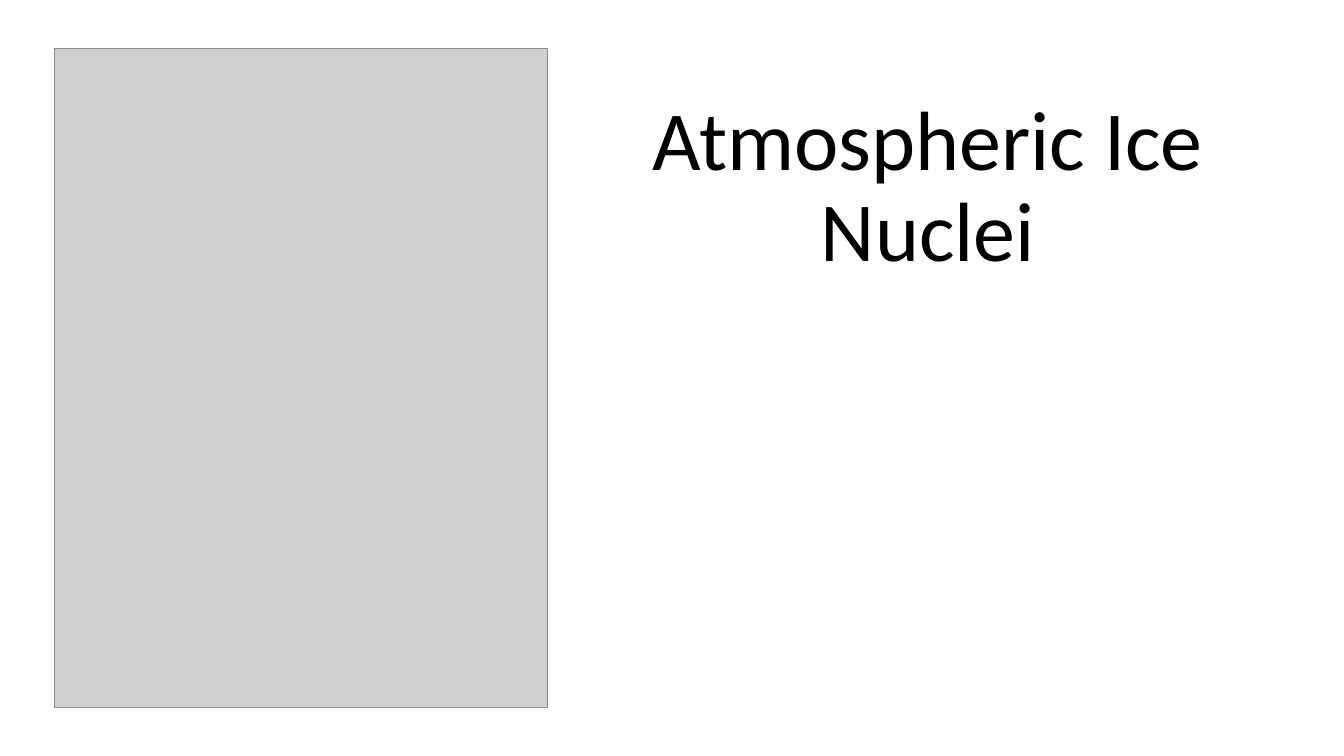
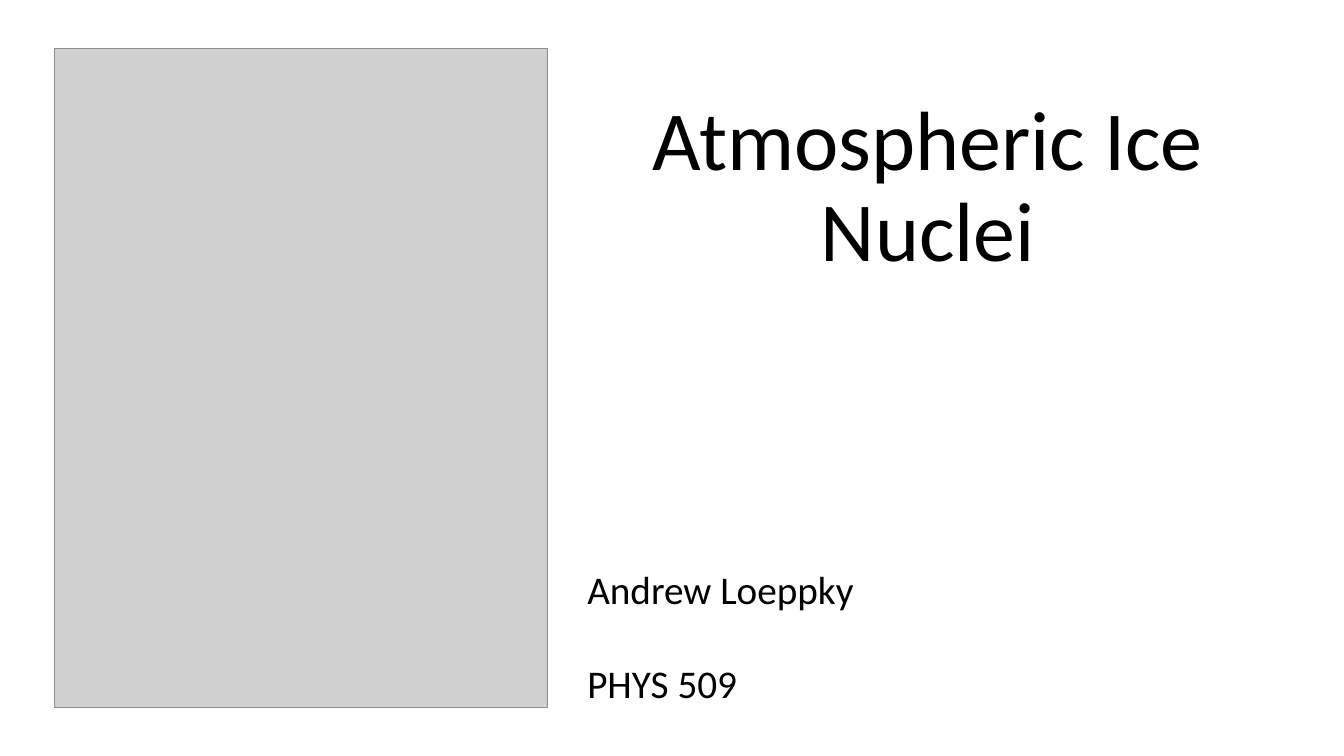
Before and after one commit to AndrewLoeppky/phys509, a slide deck: slide 1 of Atmospheric Ice Nuclei.ppt. Drawn at 1344x756 pixels with LibreOffice and Linux fonts; fonts in the diff are those of the drawing; grey boxes stand for pictures. Boxes give left, top, right and bottom in pixels: in the first picture for what was removed or moved away, otherwise in the second. Text is boxed around its words. In the diff, an @@ line names an element or a change of style, - is before the commit and + after.

```diff
--- a/Atmospheric Ice Nuclei.ppt
+++ b/Atmospheric Ice Nuclei.ppt
@@ text added at [587,576,853,699], 28 pt, text #000000 @@
+Andrew Loeppky
+PHYS 509
```
Also in this commit, not shown: 4 other slides changed, 4 slides added, 1 slide removed, 7 other files.
